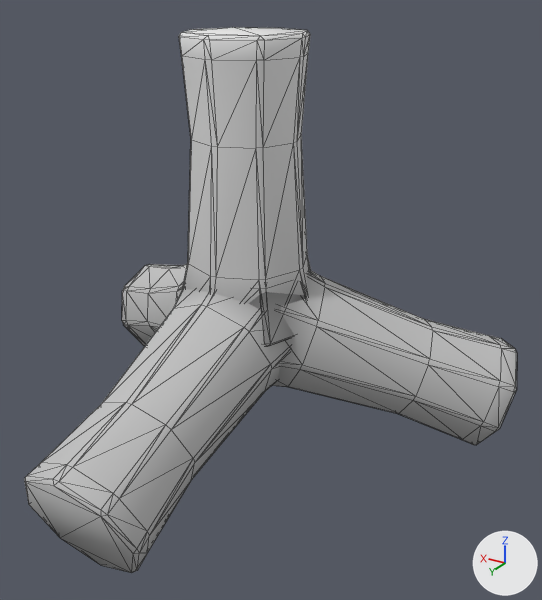
Before and after pictures for a commit that changed the glTF model assets/models/tetrapod.glb.
Before and after are seen from a 50 mm lens placed at (-3.15, 4.49, 3.81), pointed at (-0.38, -0.12, 1.5). The lights are fixed; the arrows at lower right show +X, +Y and +Z. The picture after the commit comes second. Mesh edges are drawn as thin lines.

The first picture shows 'Tetrapod_04'.
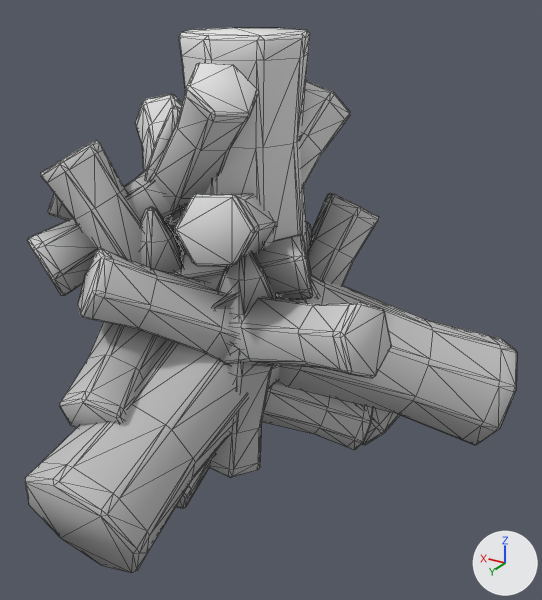
What differs and where, as boxes [x1, y1, x2, y2] in the pictures (542 x 600 px):
'Tetrapod_Stack_01', added
    after: [28, 63, 400, 478]
'Tetrapod_01', added
    after: [176, 384, 373, 508]

What the commit changed:
Mesh me_tetrapod_stack_01 is new.
It has 1944 vertices, 3528 faces and spans x -1.56..1.56, y -1.45..1.45, z 0.0..3.29.
It uses material mat_paletteatlas.
Mesh me_tetrapod_01 is new.
It has 432 vertices, 788 faces and spans x -1.08..1.08, y -0.97..0.97, z 0.0..1.77.
It uses material mat_paletteatlas.
Object 'Tetrapod_Stack_01' (ob_tetrapod_stack_01) is new; it shows me_tetrapod_stack_01.
Its location is (0.0, 0.0, 0.0).
Object 'Tetrapod_01' (ob_tetrapod_01) is new; it shows me_tetrapod_01.
Its location is (0.0, 0.0, 0.0).
